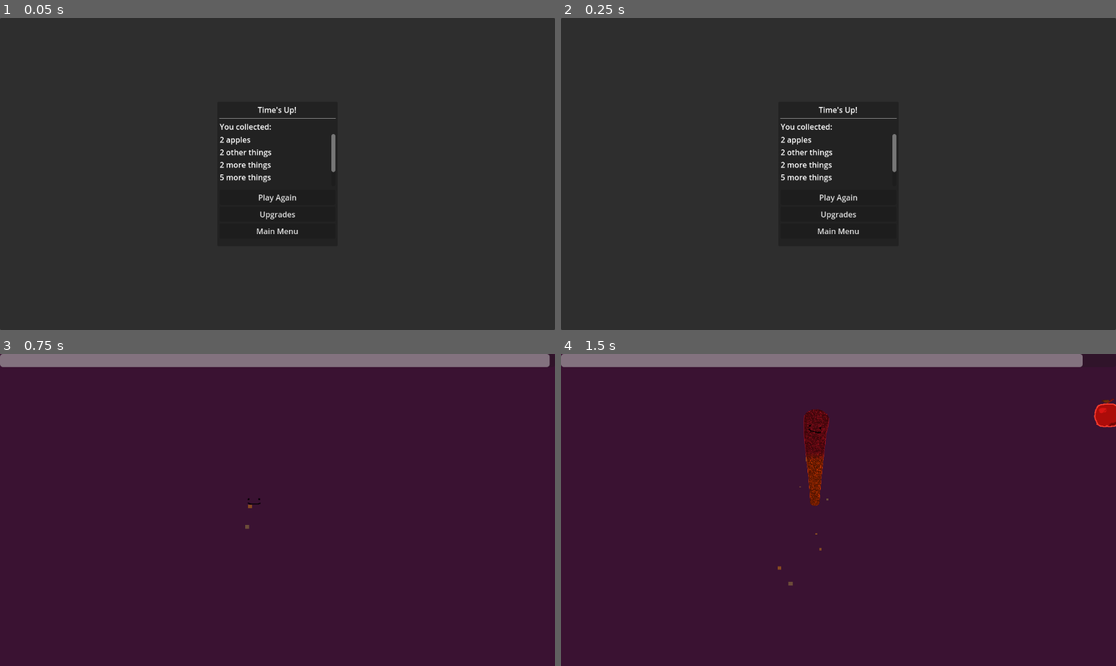
Above: before the commit, frames 1-4 (two rows, left to right).
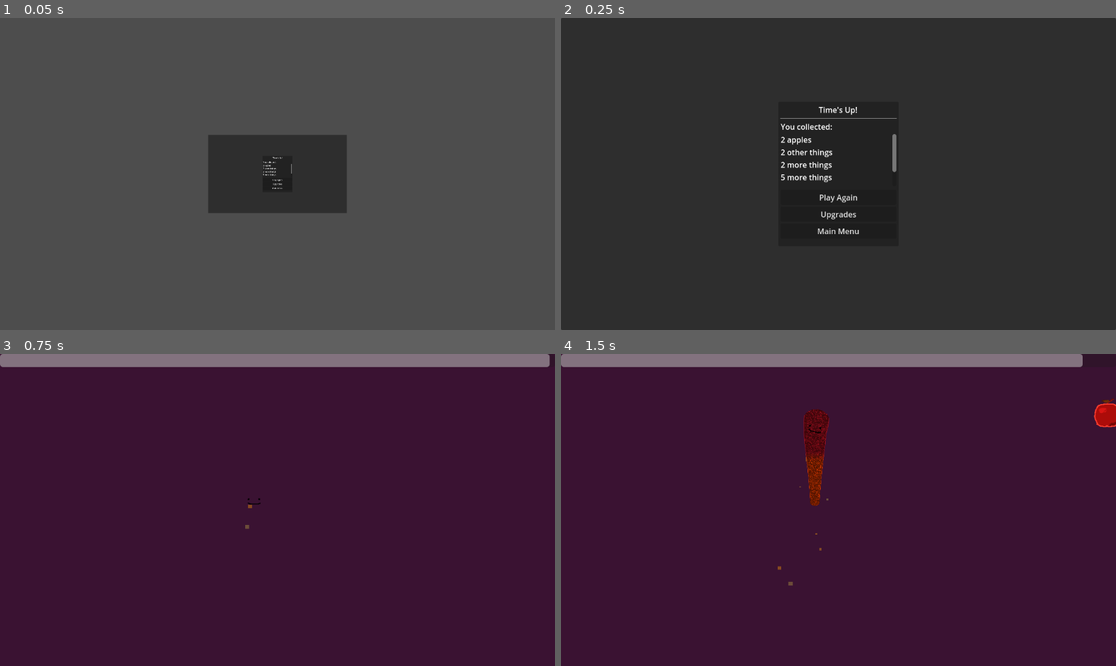
Above: after the commit, the same moments.

Repository: tylercchase/gmtk-2025
Game: Godot game, scene res://src/menus/game_over/game_over_menu.tscn
Two runs of this game, one before a commit and one after it. Both use one fixed random seed, a clock stepped at 60 frames per second and the inputs below. This scene is started directly instead of the project's main scene.
Inputs (mouse positions are in pixels of both pictures, inside the frame that each line leads up to):
- Up to frame 1 (0.05 s): no input
- Up to frame 2 (0.25 s): no input
- Up to frame 3 (0.75 s): click "Play Again" at 0.5 s
- Up to frame 4 (1.5 s): move the mouse to (960, 494) at 1.27 s; hold D (move_right) from 1.28 s (still down); click (960, 494) at 1.35 s

The runs differ from the first frame. In frame 1, 94% of the frame differs, in the area x 0-100%, y 0-100%; in frame 2, nothing differs; in frame 3, nothing differs; in frame 4, nothing differs.

Commit message:
feat: animate game over screen loading in

Diff:
--- a/src/menus/game_over/game_over_menu.gd
+++ b/src/menus/game_over/game_over_menu.gd
@@ -14,6 +14,9 @@
     play_again_button.pressed.connect(_on_play_again_button_pressed)
     upgrade_button.pressed.connect(_on_upgrade_button_pressed)
     main_menu_button.pressed.connect(_on_main_menu_button_pressed)
+    scale = Vector2(0.0,0.0)
+    var tween = get_tree().create_tween()
+    tween.tween_property(self, "scale", Vector2(1.0,1.0), 0.2)
 
 func load_run_stats(items: Dictionary):
     items_collected_label.text = ""
--- a/src/menus/game_over/game_over_menu.tscn
+++ b/src/menus/game_over/game_over_menu.tscn
@@ -9,6 +9,7 @@
 anchor_bottom = 1.0
 grow_horizontal = 2
 grow_vertical = 2
+pivot_offset = Vector2(576, 324)
 script = ExtResource("1_28fdf")
 play_again_button = NodePath("CenterContainer/PanelContainer/MarginContainer/VBoxContainer/PlayAgainButton")
 upgrade_button = NodePath("CenterContainer/PanelContainer/MarginContainer/VBoxContainer/UpgradeButton")
